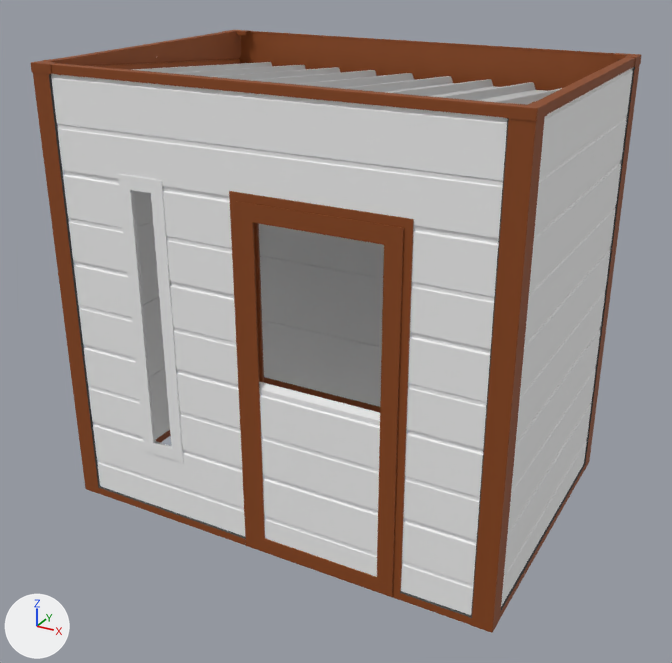
Before and after pictures for a commit that changed the glTF model assets/models/garden_house.glb.
One viewpoint serves both versions: a 50 mm lens placed at (2.38, -4.42, 3.19), pointed at (0.0, -0.1, 1.03). The axes (+X, +Y, +Z) are drawn at lower left. The lights are the same throughout. The older version comes first. Where no turn or scale is listed for an object, it has been applied to the vertices. Vertices at exactly the same position are counted once.

In view in the first picture: 'GardenHouse'.
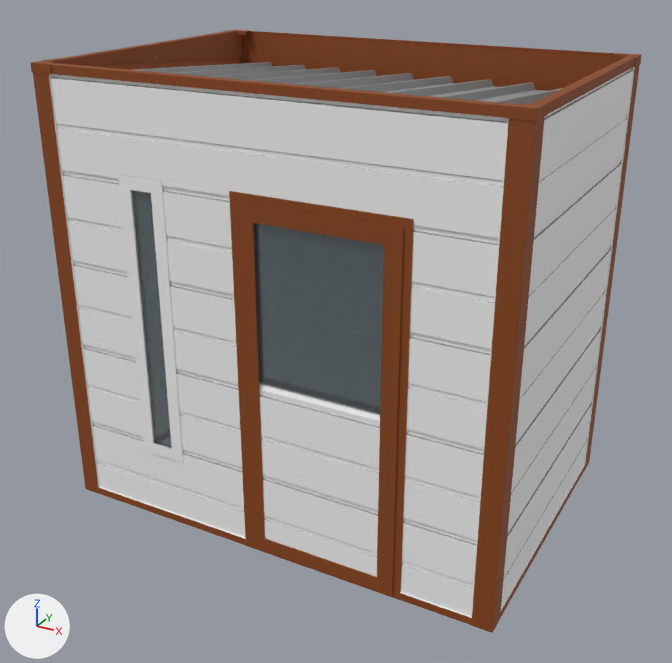
Location of each change, (x1, y1, x2, y2) in pixels of the pictures (672 x 663 px):
```json
{"object": "GardenHouse", "change": "surface changed, reshaped", "before": [31, 30, 642, 633], "after": [31, 30, 642, 633]}
{"part": 1, "of": "me_gardenhouse", "change": "added", "after": [132, 190, 172, 448]}
{"part": 2, "of": "me_gardenhouse", "change": "added", "after": [254, 223, 384, 415]}
{"part": 3, "of": "me_gardenhouse", "change": "recoloured", "before": [133, 62, 562, 105], "after": [133, 62, 562, 105]}
{"part": 4, "of": "me_gardenhouse", "change": "recoloured", "before": [49, 67, 635, 618], "after": [49, 67, 635, 618]}
```

Scene script edits in JSON lines:
```json
{"block": "mat_paint_panels", "change": "nodes: BsdfPrincipled, OutputMaterial"}
{"block": "mat_paint_panels", "change": "colours: white #f5f5f5"}
{"block": "mat_paint_panels", "change": "nodes: BsdfPrincipled, Mix, NormalMap, OutputMaterial, TexImage, VertexColor"}
{"block": "mat_paint_panels", "change": "colours: white #f5f5f5, mixed with the vertex colours"}
{"block": "mat_paint_panels", "change": "uses the picture img_image_0"}
{"op": "add", "block": "mat_glass", "code": ["mat_glass = principled_material('glass')", "mat_glass.base_color = (0.1, 0.14, 0.16)  # greyish cyan #59696f", "mat_glass.roughness = 0.05", "mat_glass.alpha = 0.55"]}
{"op": "add", "block": "mat_lining", "code": ["mat_lining = principled_material('lining')", "mat_lining.base_color = (0.82, 0.82, 0.8)  # white #eaeae7", "mat_lining.roughness = 0.7"]}
{"op": "add", "block": "mat_roof", "code": ["mat_roof = principled_material('roof')", "mat_roof.base_color = (0.35, 0.36, 0.37)  # grey #a0a2a4", "mat_roof.metallic = 0.3"]}
{"op": "add", "block": "mat_drain", "code": ["mat_drain = principled_material('drain')", "mat_drain.base_color = (0.6, 0.6, 0.62)  # light grey #cbcbce", "mat_drain.metallic = 0.6", "mat_drain.roughness = 0.4"]}
{"block": "me_gardenhouse", "where": "# used by ob_gardenhouse; location = (0.0, 0.014, 1.271)"}
{"op": "remove", "block": "me_gardenhouse", "code": "me_gardenhouse.from_pydata(...)  # 17752 vertices, 37354 faces; spans x -1.32..1.32, y -0.92..0.92, z -1.27..1.27"}
{"op": "add", "block": "me_gardenhouse", "code": "me_gardenhouse.from_pydata(...)  # 17768 vertices, 37376 faces; spans x -1.32..1.32, y -0.92..0.92, z -1.27..1.27"}
{"block": "me_gardenhouse", "change": "me_gardenhouse part 1: a new loose piece, a box spanning x -0.753..-0.602, y -0.8877..-0.8817, z -0.7933..0.6958, in mat_glass (greyish cyan #59696f)"}
{"block": "me_gardenhouse", "change": "me_gardenhouse part 2: a new loose piece, a box spanning x -0.014..0.693, y -0.8958..-0.8898, z -0.2363..0.6338, in mat_glass (greyish cyan #59696f)"}
{"block": "me_gardenhouse", "change": "me_gardenhouse part 3: 140 faces spanning x -1.26..1.26, y -0.86..0.82, z 1.02..1.24 switch from mat_default (light grey #bfbfbf) to mat_roof (grey #a0a2a4)"}
{"block": "me_gardenhouse", "change": "me_gardenhouse part 4: 232 faces spanning x -1.31..1.31, y -0.91..0.88, z -1.23..1.22 switch from mat_rubberblack (dark grey #404040) to mat_lining (white #eaeae7)"}
{"block": "me_gardenhouse", "change": "other edits to the shape of me_gardenhouse do not show in these pictures"}
{"op": "remove", "block": "me_gardenhouse", "code": "me_gardenhouse.materials.append(mat_turquoise)"}
{"op": "remove", "block": "me_gardenhouse", "code": "me_gardenhouse.materials.append(mat_yellow)  # yellow #dddd0d"}
{"op": "add", "block": "me_gardenhouse", "code": "me_gardenhouse.materials.append(mat_drain)  # light grey #cbcbce"}
{"op": "add", "block": "me_gardenhouse", "code": "me_gardenhouse.materials.append(mat_glass)  # greyish cyan #59696f"}
```
